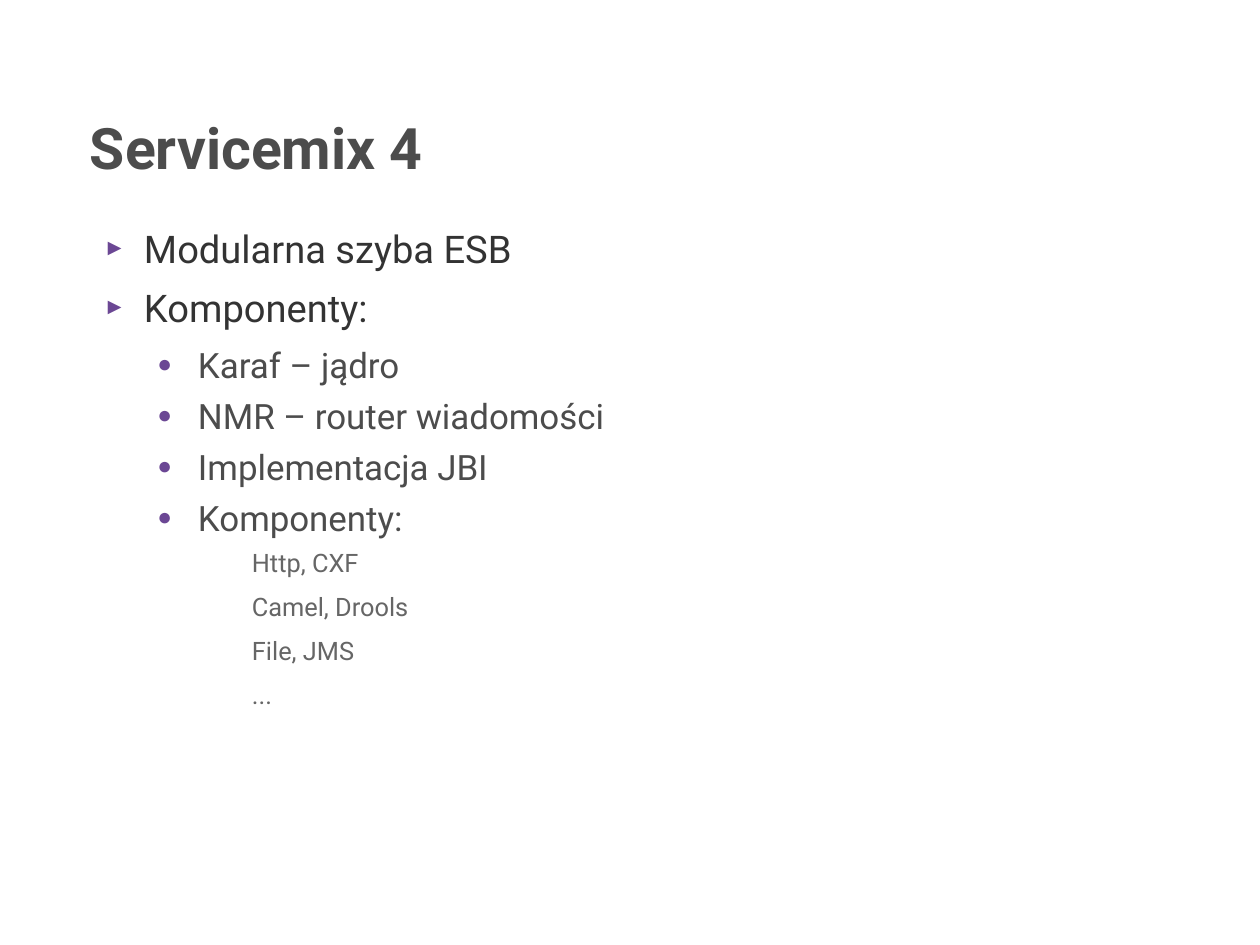
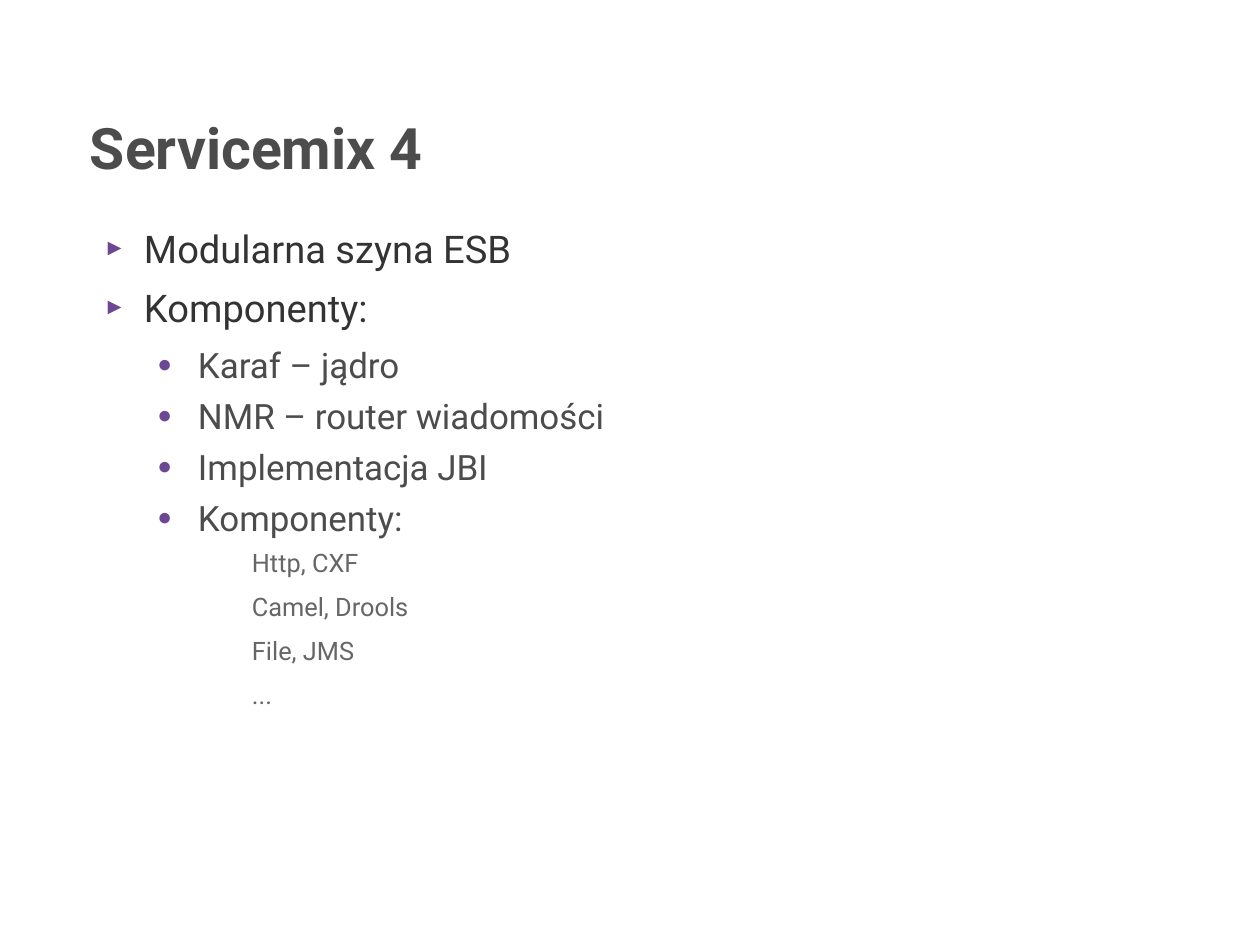
Before and after one commit to rafalrusin/ode-smx-jug, a slide deck: slide 2 of smx.odp. Drawn at 1260x945 pixels with LibreOffice and Linux fonts; fonts in the diff are those of the drawing; background and template pictures are left out. Boxes give left, top, right and bottom in pixels: in the first picture for what was removed or moved away, otherwise in the second. Text is boxed around its words. In the diff, an @@ line names an element or a change of style, - is before the commit and + after.

```diff
--- a/smx.odp
+++ b/smx.odp
@@ text at [144, 234, 511, 271]: text changed @@
-► Modularna szyba ESB
+► Modularna szyna ESB
```
Also in this commit, not shown: 4 other slides changed, 3 slides added, 2 other files.
